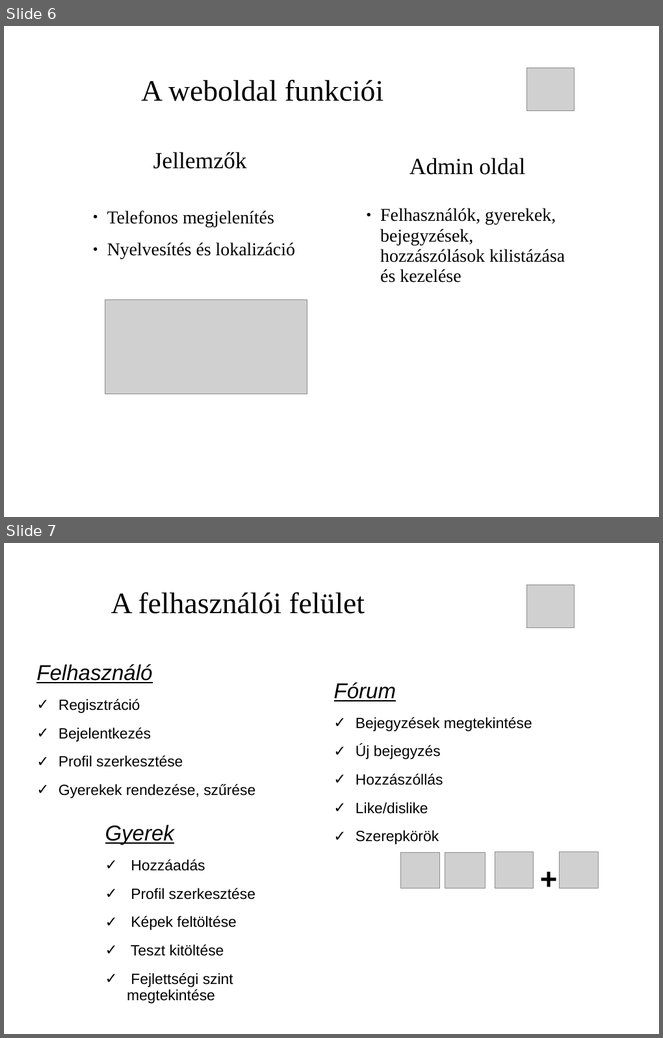
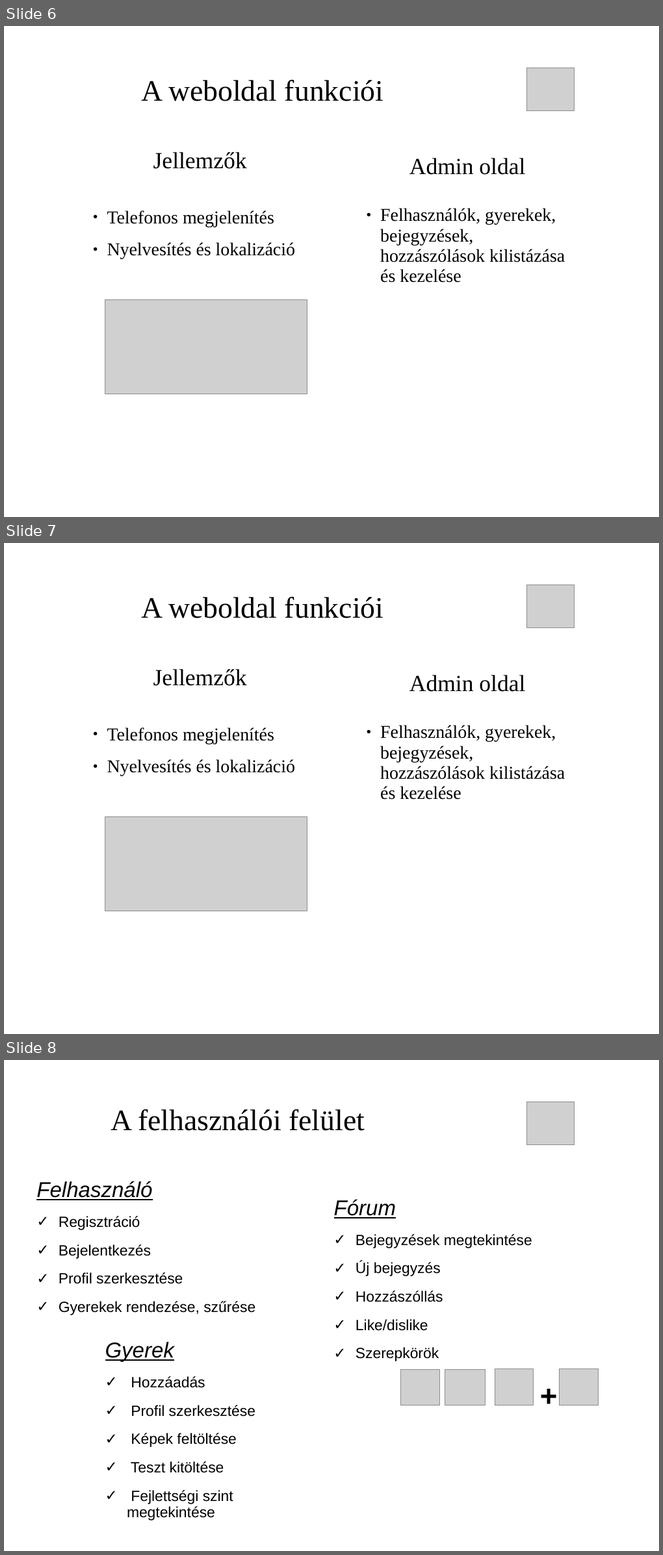
Before and after one commit to necrology27/babybook, a slide deck: prezentation/1. LeadingSoft_projekt.ppt. Shown one above the other, each under a label of ours: slides 6 and 7 before the commit, slides 6, 7 and 8 after it. The pictures are 663x1038 and 663x1555 pixels, drawn with LibreOffice and Linux fonts; fonts in the diff are those of the drawing; grey boxes stand for pictures; background and template pictures are left out. Boxes give left, top, right and bottom in pixels: in the first picture for what was removed or moved away, otherwise in the second. Text is boxed around its words. In the diff, an @@ line names an element or a change of style, - is before the commit and + after.

```diff
--- a/prezentation/1. LeadingSoft_projekt.ppt
+++ b/prezentation/1. LeadingSoft_projekt.ppt
@@ slide 7 added at (x1=4, y1=543, x2=659, y2=1034), background picture (left out) @@
@@ text added at (x1=141, y1=597, x2=384, y2=618), 36 pt, text #000000 @@
+A weboldal funkciói
@@ picture added at (x1=527, y1=585, x2=575, y2=627) @@
@@ text added at (x1=107, y1=669, x2=295, y2=776), 22 pt, text #000000 @@
+Jellemzők
+● Telefonos megjelenítés
+● Nyelvesítés és lokalizáció
@@ text added at (x1=380, y1=675, x2=565, y2=800), 22 pt, text #000000 @@
+Admin oldal
+● Felhasználók, gyerekek, bejegyzések, hozzászólások kilistázása és kezelése
@@ picture added at (x1=105, y1=817, x2=307, y2=912) @@
@@ what was slide 7 is now slide 8 @@
```
Also in this commit, not shown: 1 slide changed.
